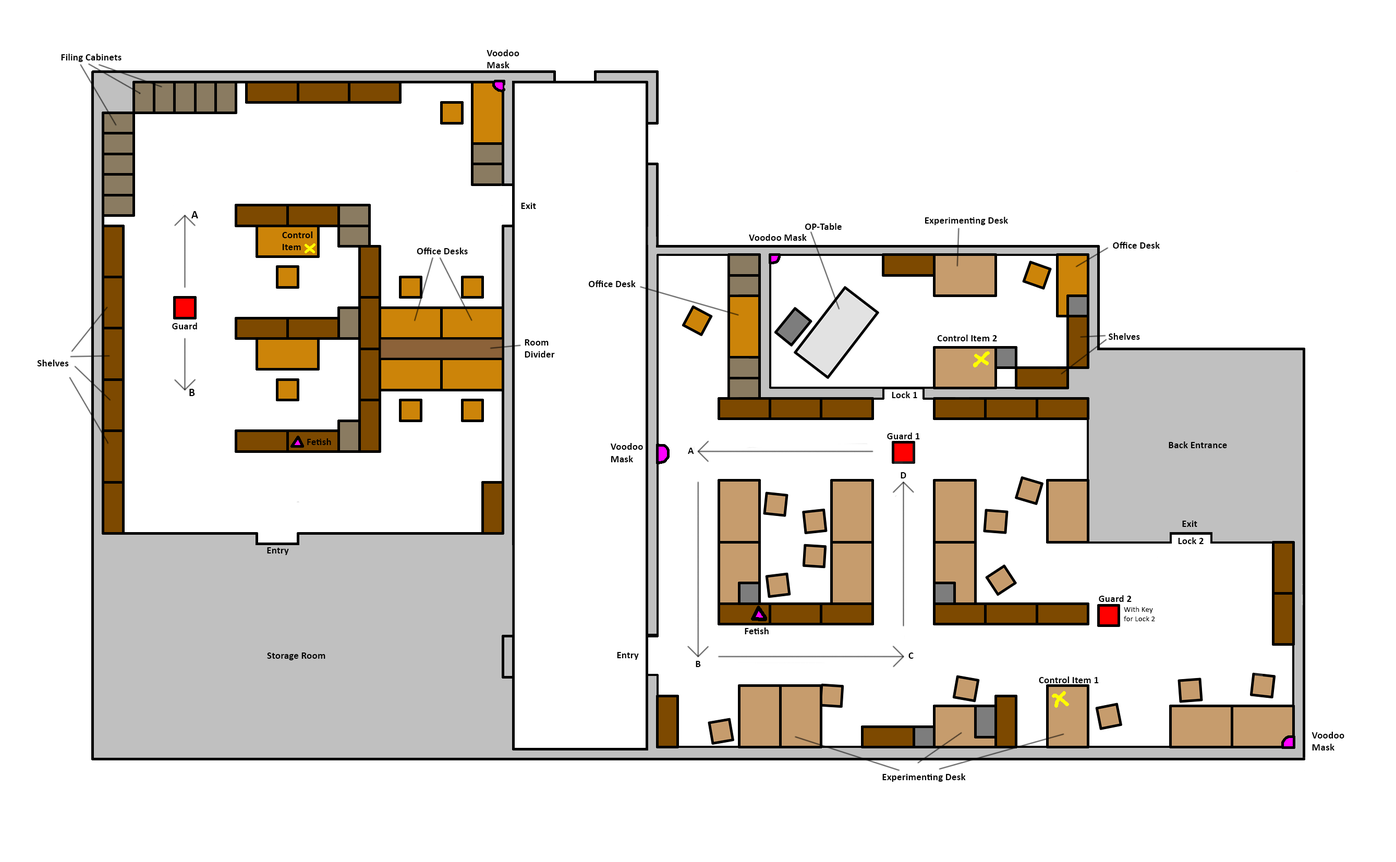
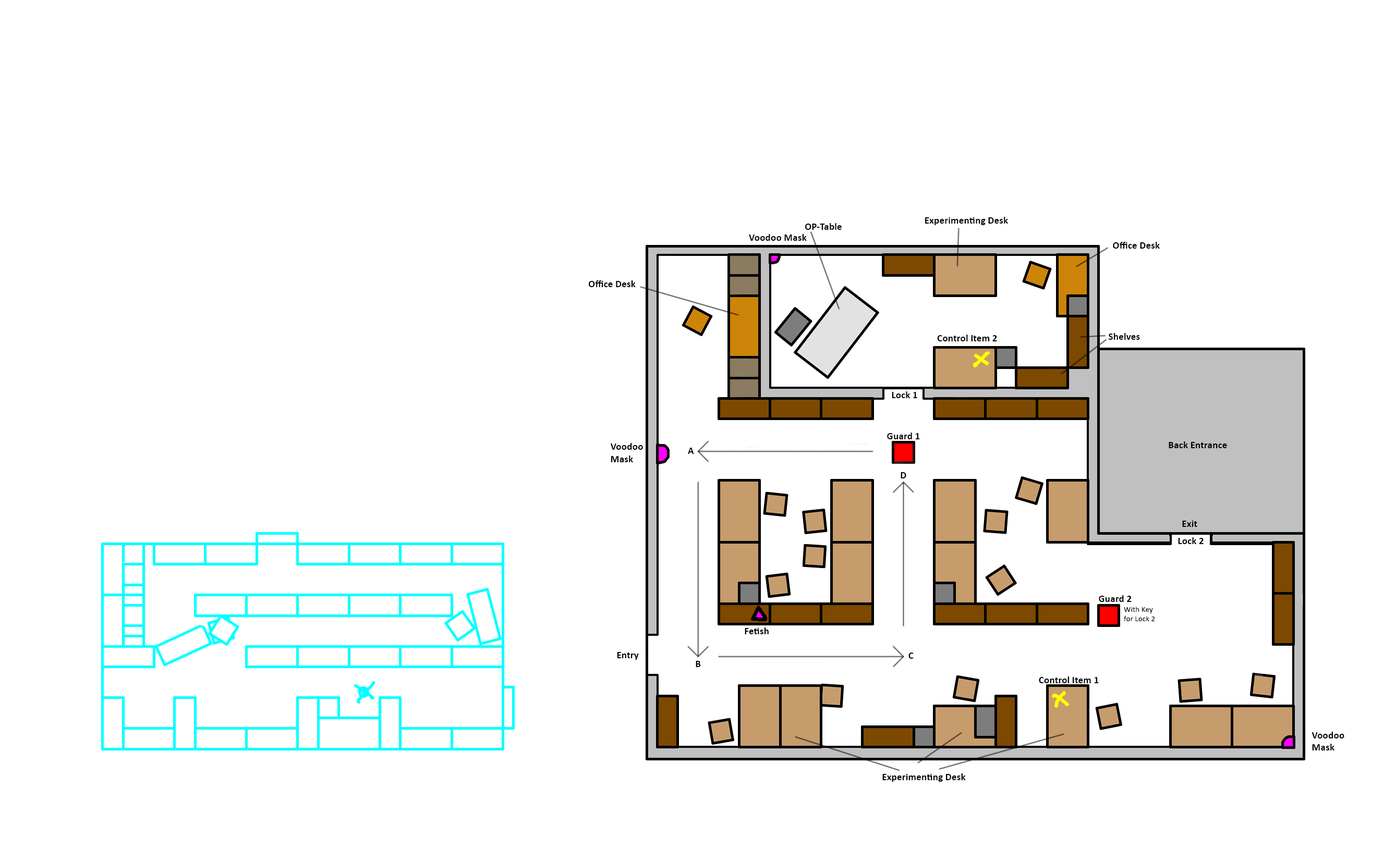
Before/after of a (1396, 862) layered artwork. What changed in the layer stack:
hid "Seamless", painted on it over (93, 72, 1303, 759)
moved "Back Entrance" into group "BackEntrance", painted on it over (1096, 350, 1303, 544)
painted on "Wand" (2nd of 6, in "BackEntrance" › "Möbel") over (1086, 350, 1303, 546)
hid group "Büro" (22 layers) over (37, 49, 555, 556)
hid group "Flur" (10 layers) over (501, 70, 659, 761)
hid "Storage Room", moved it into group "Lagerraum", painted on it over (91, 532, 515, 761)
hid "Wand" (5th of 6, in "Lagerraum" › "Möbel"), painted on it over (91, 532, 515, 761)
added layer "Vorzeichnung" (1st of 2, in "Lagerraum" › "Möbel") in group "Möbel" over (91, 532, 515, 751)
